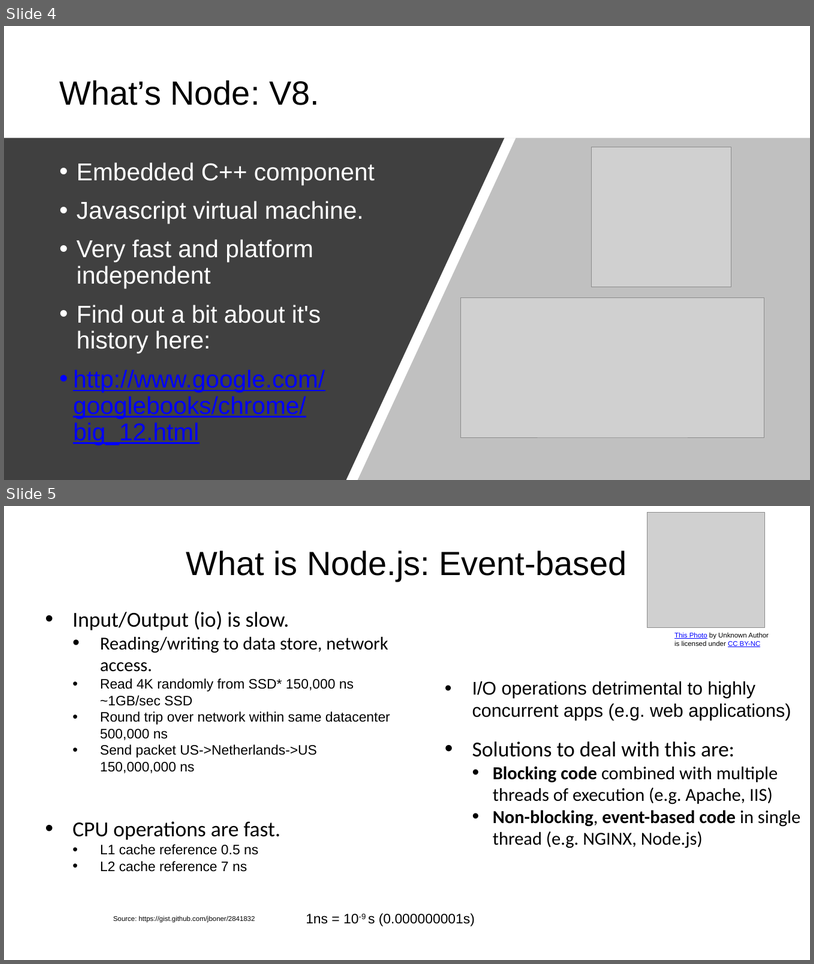
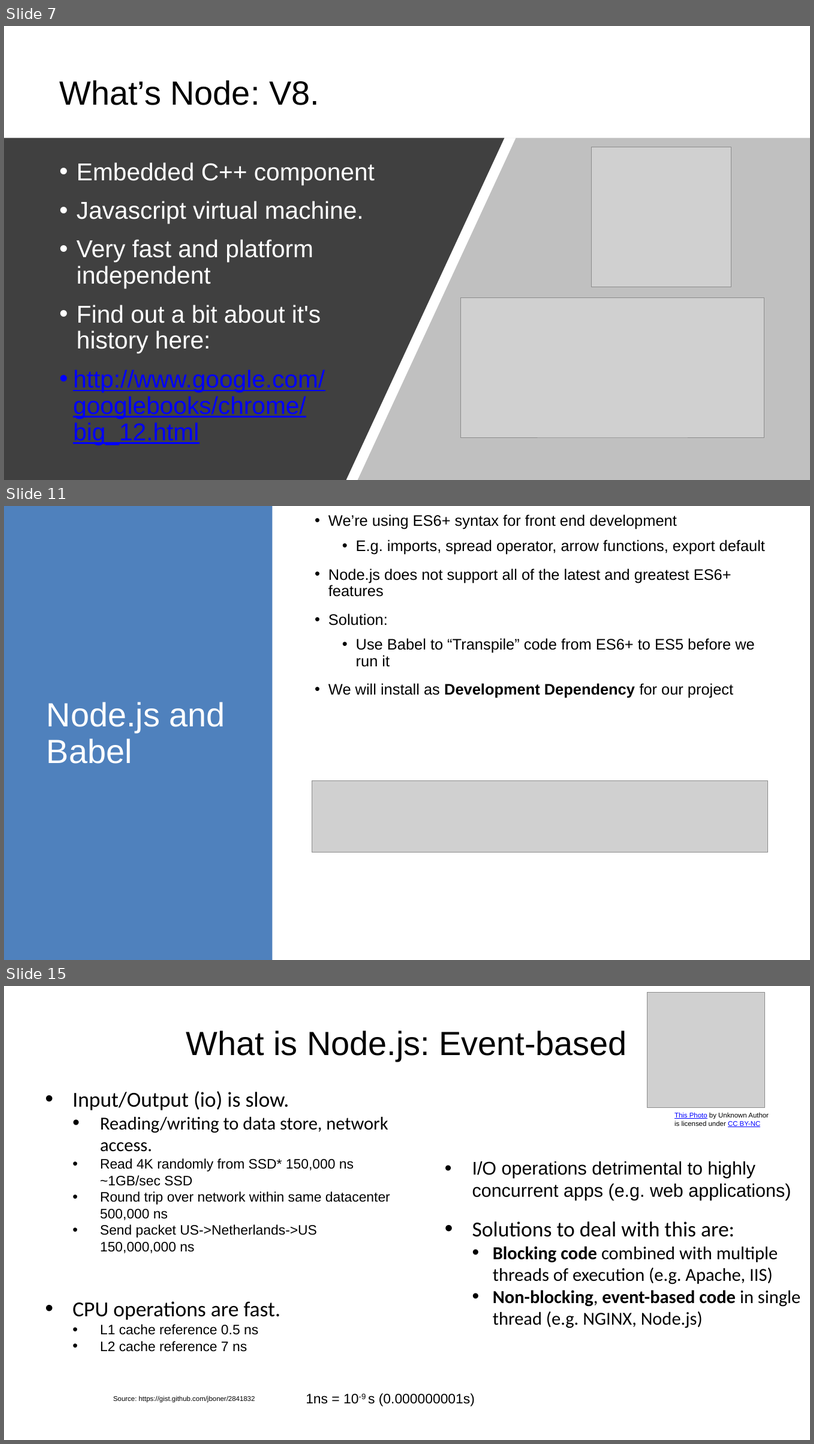
Before and after one commit to diarmuidoconnor/ict-2021, a slide deck: topic09/talk-1/node-2020.pptx. Shown one above the other, each under a label of ours: slides 4 and 5 before the commit, slides 7, 11 and 15 after it; the slides between them are not shown. The pictures are 814x964 and 814x1444 pixels, drawn with LibreOffice and Linux fonts; fonts in the diff are those of the drawing; grey boxes stand for pictures. Boxes give left, top, right and bottom in pixels: in the first picture for what was removed or moved away, otherwise in the second. Text is boxed around its words. In the diff, an @@ line names an element or a change of style, - is before the commit and + after.

```diff
--- a/topic09/talk-1/node-2020.pptx
+++ b/topic09/talk-1/node-2020.pptx
@@ slide 11 added at <box>4,506,810,960</box>, background #FFFFFF @@
@@ rectangle added at <box>4,506,273,960</box>, fill #4F81BD @@
@@ text added at <box>329,514,765,698</box>, 20 pt, text #000000 @@
+• We’re using ES6+ syntax for front end development
+  • E.g. imports, spread operator, arrow functions, export default
+• Node.js does not support all of the latest and greatest ES6+ features
+• Solution:
+  • Use Babel to “Transpile” code from ES6+ to ES5 before we run it
+• We will install as Development Dependency for our project
@@ title added at <box>47,702,225,763</box>, 44 pt, text #FFFFFF @@
+Node.js and Babel
@@ picture added at <box>312,780,768,852</box> @@
@@ what was slide 4 is now slide 7 @@
@@ what was slide 5 is now slide 15 @@
```
Also in this commit, not shown: 6 slides changed, 15 other slides added, 58 other files.
